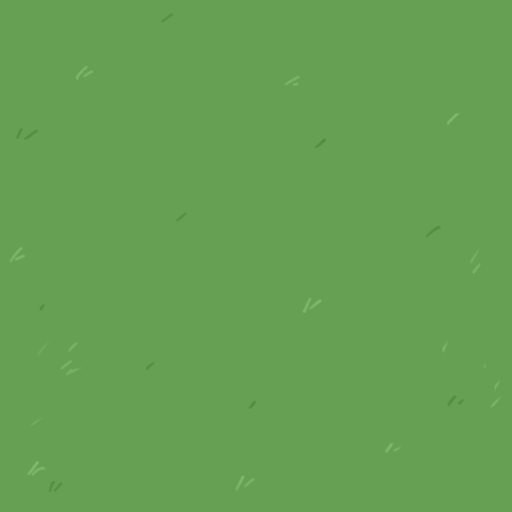
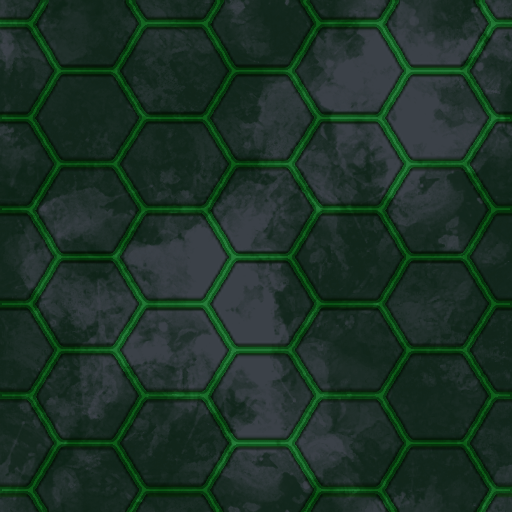
Comparing the layer stacks of the two 512x512 images. Changes:
added layer "Paint Layer 4" (multiply, 67%) above "Paint Layer 3" over [0, 0, 512, 512]
added layer "Paint Layer 3" (overlay) above "Paint Layer 4 Merged" over [0, 0, 512, 512]
added layer "Paint Layer 4 Merged" above "Group 2" over [0, 0, 512, 512]
moved "Paint Layer 1" into group "Group 2", painted on it over [0, 0, 512, 512]
moved "Background" into group "Group 2", painted on it over [0, 0, 512, 512]
